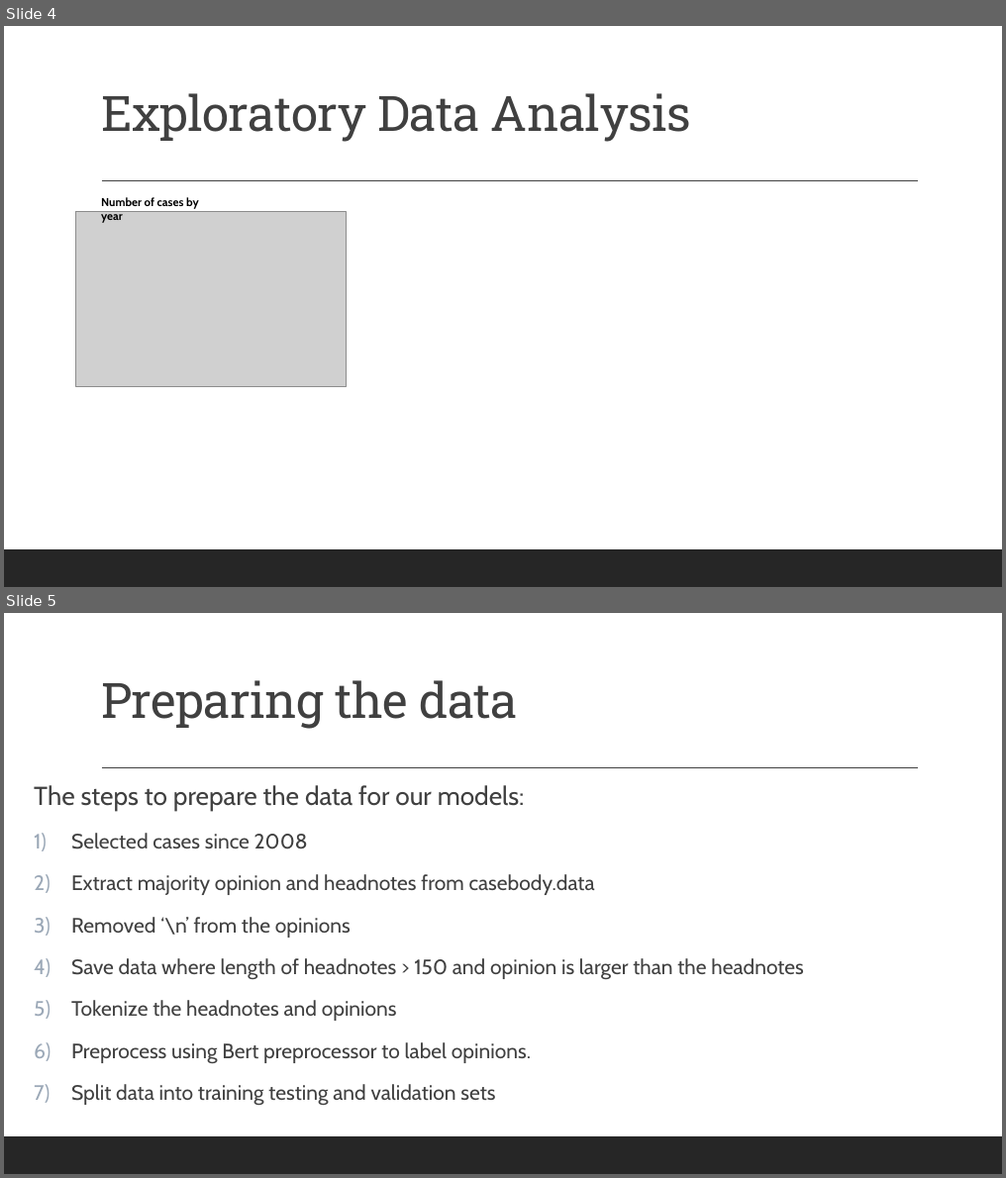
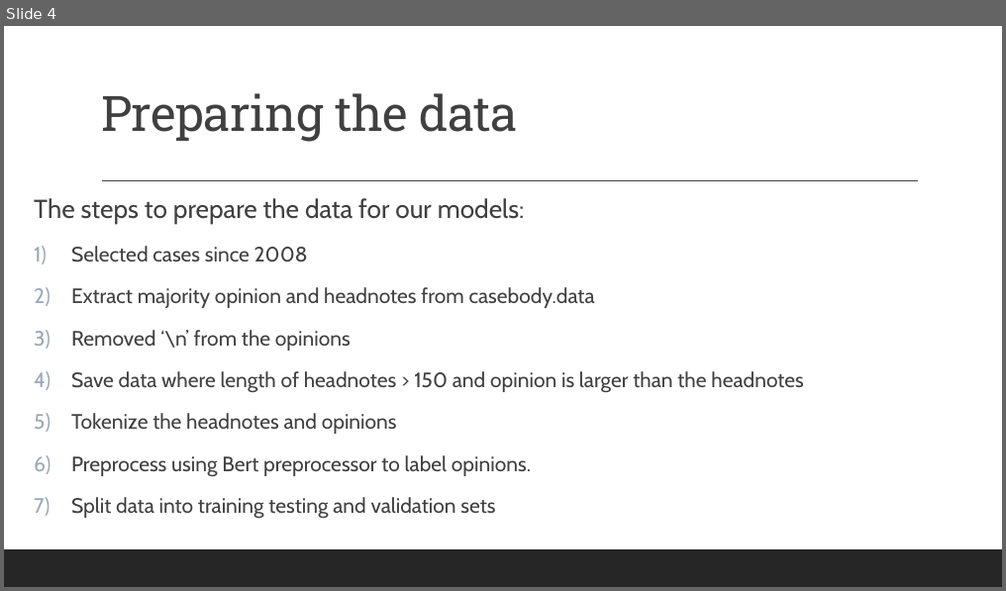
Before and after one commit to gufranpathan/case_law_g45, a slide deck: Group 45 Data Science for Case Law.pptx. Shown one above the other, each under a label of ours: slides 4 and 5 before the commit, slide 4 after it. The pictures are 1006x1178 and 1006x591 pixels, drawn with LibreOffice and Linux fonts; fonts in the diff are those of the drawing; grey boxes stand for pictures. Boxes give left, top, right and bottom in pixels: in the first picture for what was removed or moved away, otherwise in the second. Text is boxed around its words. In the diff, an @@ line names an element or a change of style, - is before the commit and + after.

```diff
--- a/Group 45 Data Science for Case Law.pptx
+++ b/Group 45 Data Science for Case Law.pptx
@@ slide 4 removed at [4, 26, 1002, 587], background #FFFFFF; not listed: 2 template elements that a slide beside it also shows @@
@@ title removed at [101, 93, 692, 142] @@
-Exploratory Data Analysis
@@ text removed at [101, 197, 199, 223] @@
-Number of cases by year
@@ picture removed at [76, 212, 346, 386] @@
@@ what was slide 5 is now slide 4 @@
```
Also in this commit, not shown: 1 slide changed.
